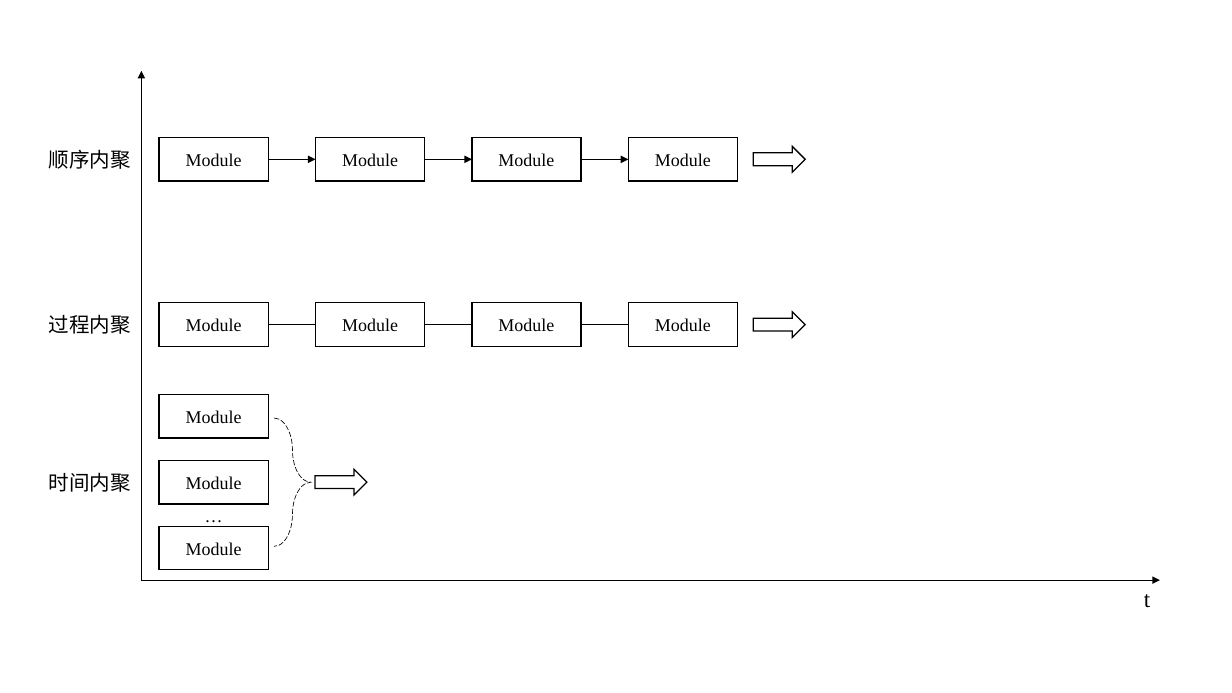
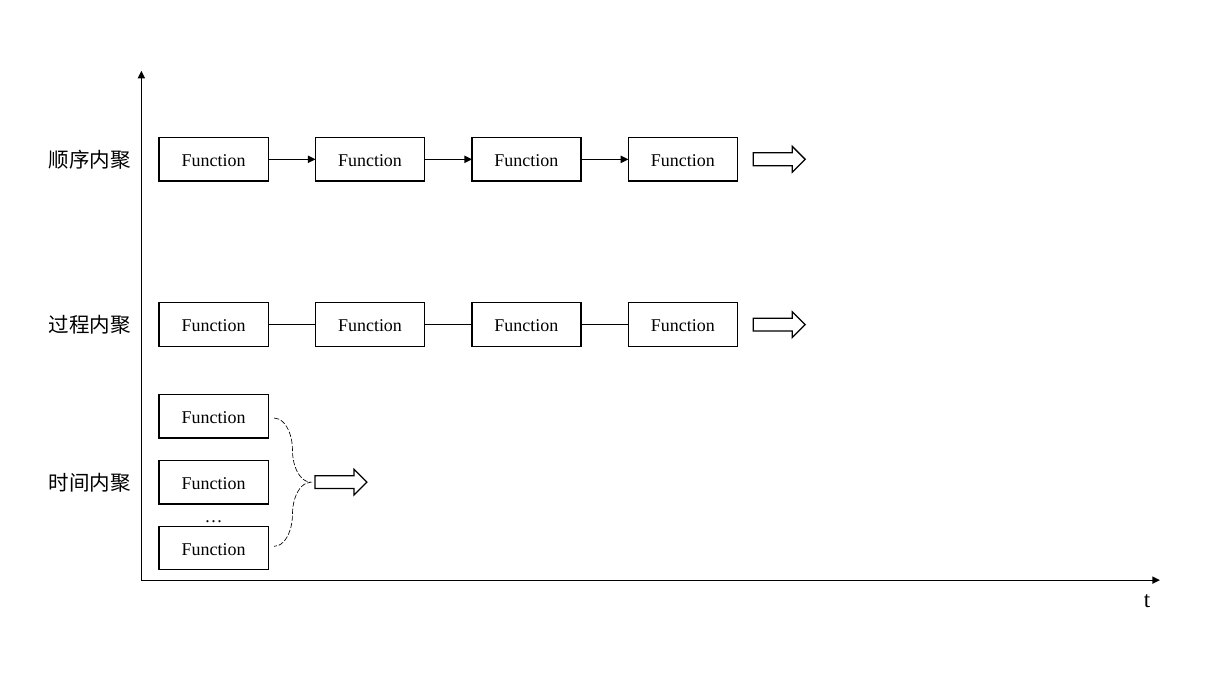
Before and after one commit to glplaman/glplaman.github.io, a slide deck: slide 3 of se/file/se.pptx. Drawn at 1232x693 pixels with LibreOffice and Linux fonts; fonts in the diff are those of the drawing. Boxes give left, top, right and bottom in pixels: in the first picture for what was removed or moved away, otherwise in the second. Text is boxed around its words. In the diff, an @@ line names an element or a change of style, - is before the commit and + after.

```diff
--- a/se/file/se.pptx
+++ b/se/file/se.pptx
@@ text in rectangle at <box>182,154,246,166</box>: text changed @@
-Module
+Function
@@ text in rectangle at <box>338,154,402,166</box>: text changed @@
-Module
+Function
@@ text in rectangle at <box>494,154,558,166</box>: text changed @@
-Module
+Function
@@ text in rectangle at <box>651,154,715,166</box>: text changed @@
-Module
+Function
@@ text in rectangle at <box>182,319,246,331</box>: text changed @@
-Module
+Function
@@ text in rectangle at <box>338,319,402,331</box>: text changed @@
-Module
+Function
@@ text in rectangle at <box>494,319,558,331</box>: text changed @@
-Module
+Function
@@ text in rectangle at <box>651,319,715,331</box>: text changed @@
-Module
+Function
@@ text in rectangle at <box>182,411,246,423</box>: text changed @@
-Module
+Function
@@ text in rectangle at <box>182,477,246,489</box>: text changed @@
-Module
+Function
@@ text in rectangle at <box>182,543,246,555</box>: text changed @@
-Module
+Function
```
Also in this commit, not shown: 1 other slide changed, 9 other files.
